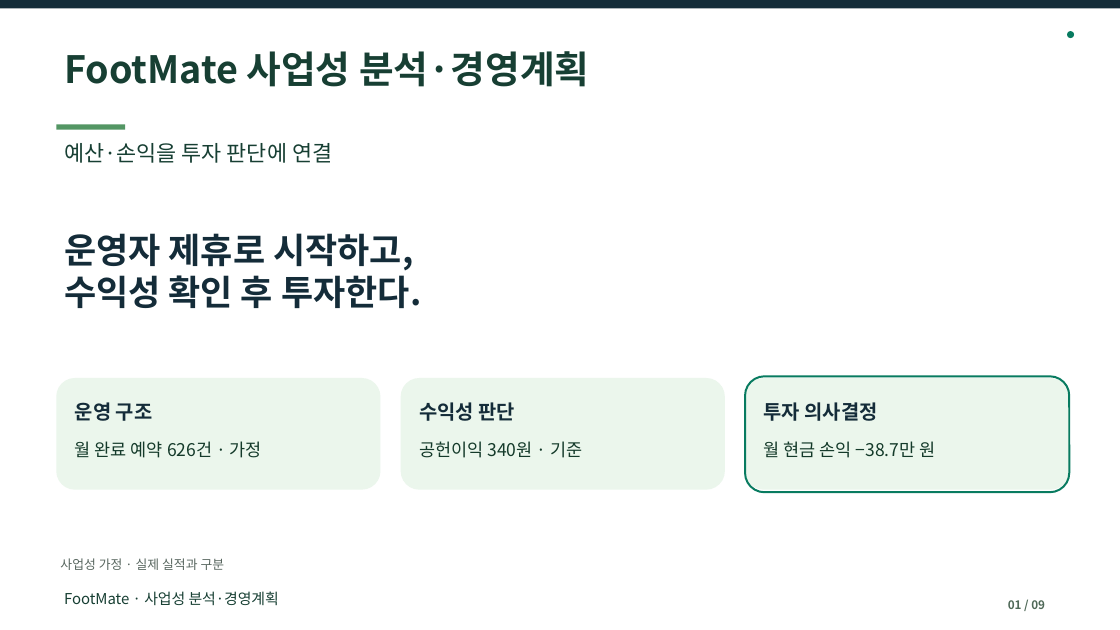
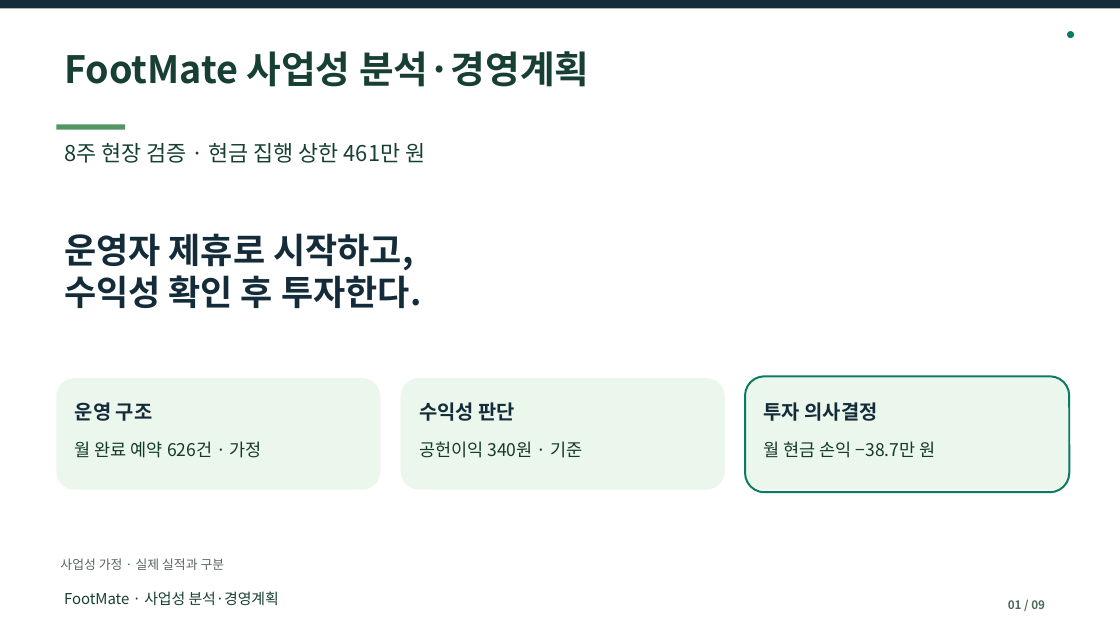
Before and after one commit to dohyunkimmm/footmate-case-study, a slide deck: slide 1 of src/case-study/downloads/footmate_report.pptx. Drawn at 1120x630 pixels with LibreOffice and Linux fonts; fonts in the diff are those of the drawing. Boxes give left, top, right and bottom in pixels: in the first picture for what was removed or moved away, otherwise in the second. Text is boxed around its words. In the diff, an @@ line names an element or a change of style, - is before the commit and + after.

Commit message:
FootMate 본문·발표자료 개선 및 수치 교차 검증 (#19)
* Improve FootMate investment decisions, calculator and presentation decks

* Exercise calculator sensitivity and slide navigation in browser QA

* Resolve FootMate editorial and calculator QA regressions

* Verify new slide descriptions and existing evidence sections

```diff
--- a/src/case-study/downloads/footmate_report.pptx
+++ b/src/case-study/downloads/footmate_report.pptx
@@ text at box(64, 143, 425, 163): text changed @@
-예산·손익을 투자 판단에 연결
+8주 현장 검증 · 현금 집행 상한 461만 원
```
Also in this commit, not shown: 2 other slides changed, 13 other files.
